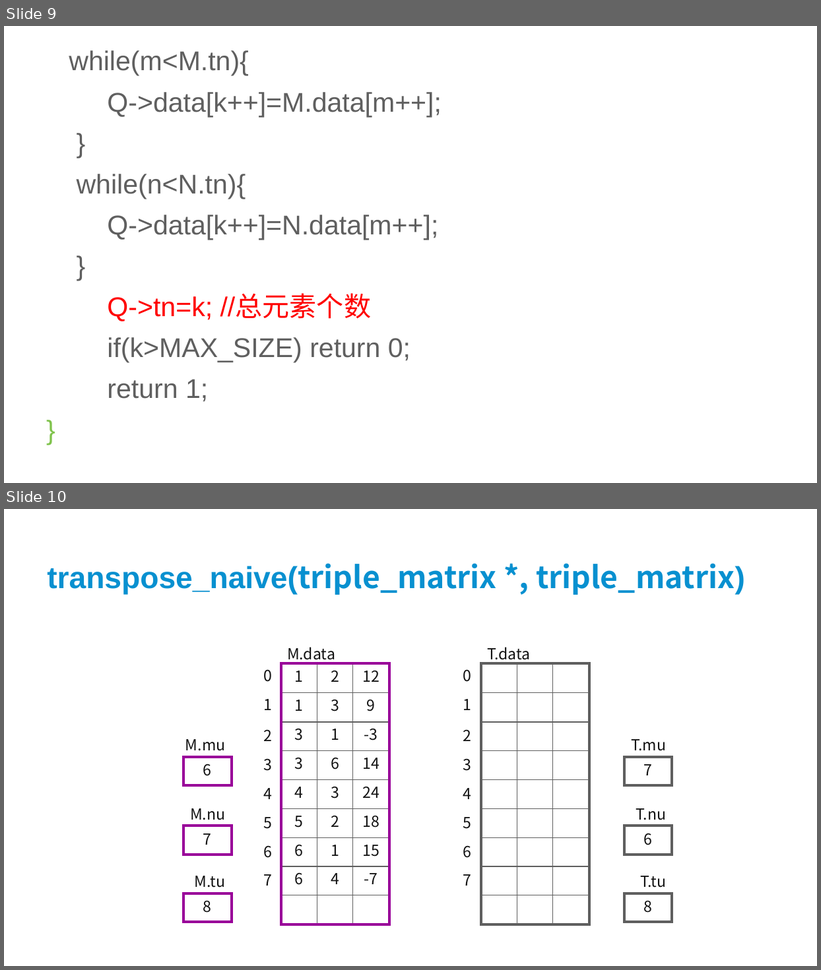
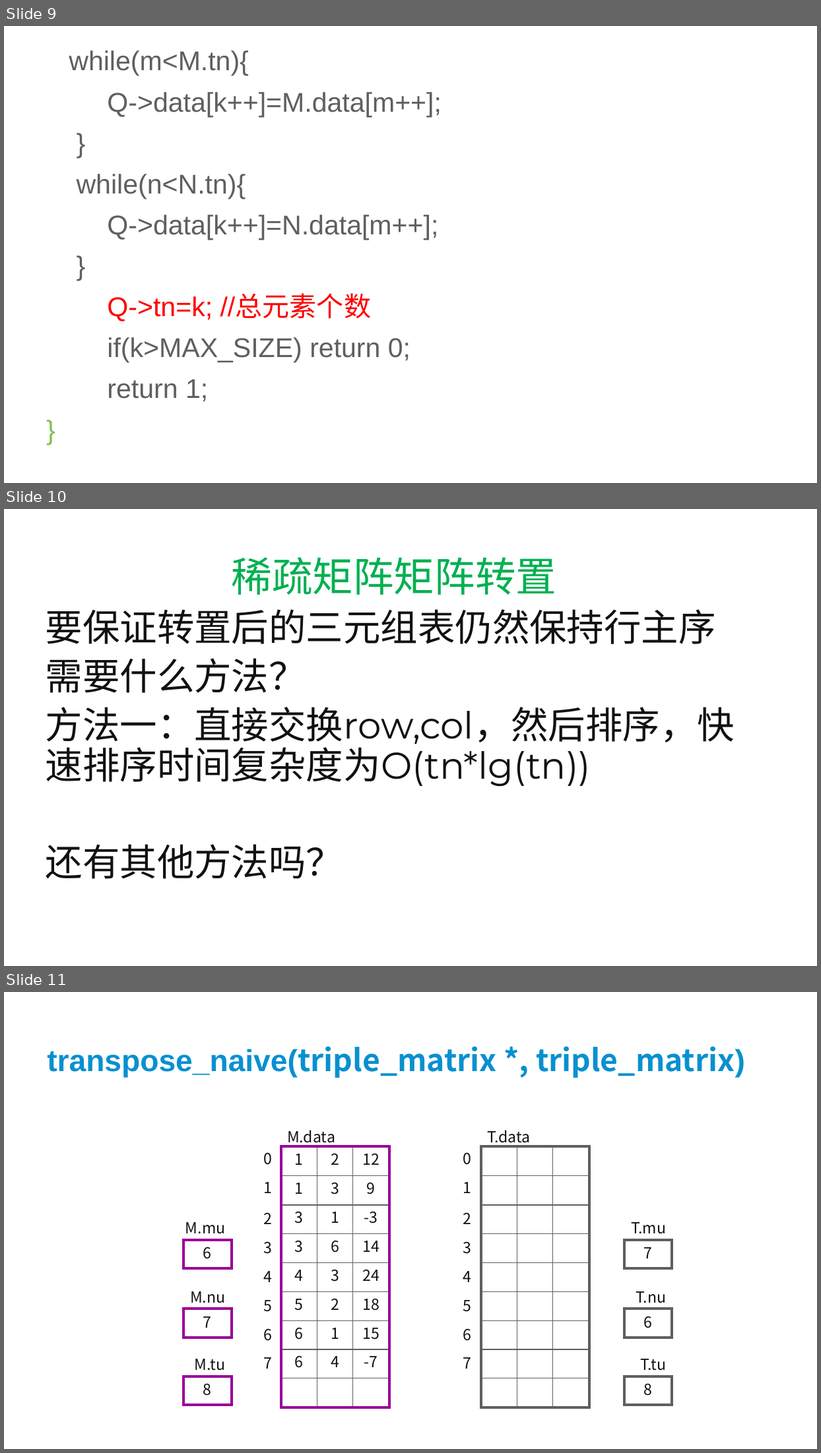
Before and after one commit to liupengyuan/Data_structure, a slide deck: 11.ppt. Shown one above the other, each under a label of ours: slides 9 and 10 before the commit, slides 9, 10 and 11 after it. The pictures are 821x970 and 821x1453 pixels, drawn with LibreOffice and Linux fonts; fonts in the diff are those of the drawing. Boxes give left, top, right and bottom in pixels: in the first picture for what was removed or moved away, otherwise in the second. Text is boxed around its words. In the diff, an @@ line names an element or a change of style, - is before the commit and + after.

```diff
--- a/11.ppt
+++ b/11.ppt
@@ slide 10 added at (4, 509, 817, 966), background #FFFFFF @@
@@ text added at (46, 557, 735, 879), 44 pt, text #111111 @@
+稀疏矩阵矩阵转置
+要保证转置后的三元组表仍然保持行主序
+需要什么方法？
+方法一：直接交换row,col，然后排序，快速排序时间复杂度为O(tn*lg(tn))
+还有其他方法吗？
@@ text added at (154, 557, 605, 560), 36 pt, text #FFFFFF, bold @@
+LOREM IPSUM DOLOR LOREM
@@ what was slide 10 is now slide 11 @@
```
Also in this commit, not shown: 11 slides changed.
